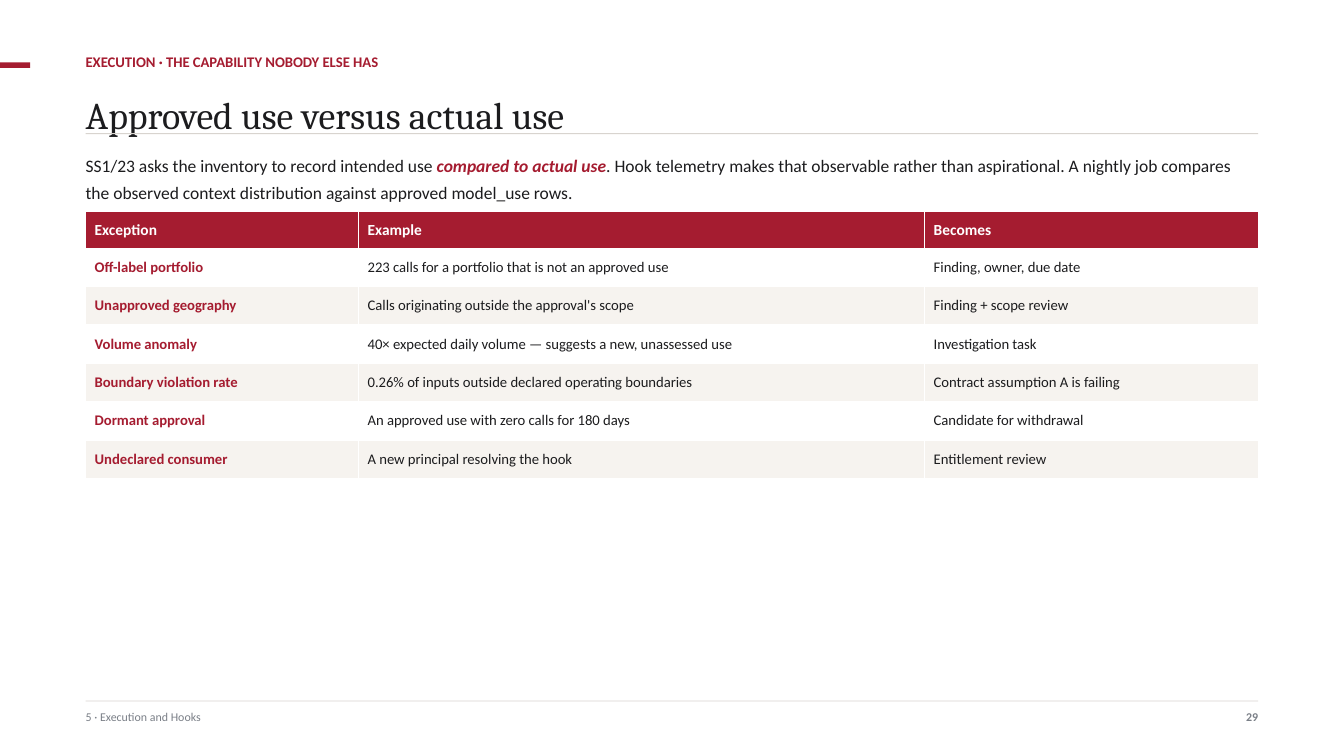
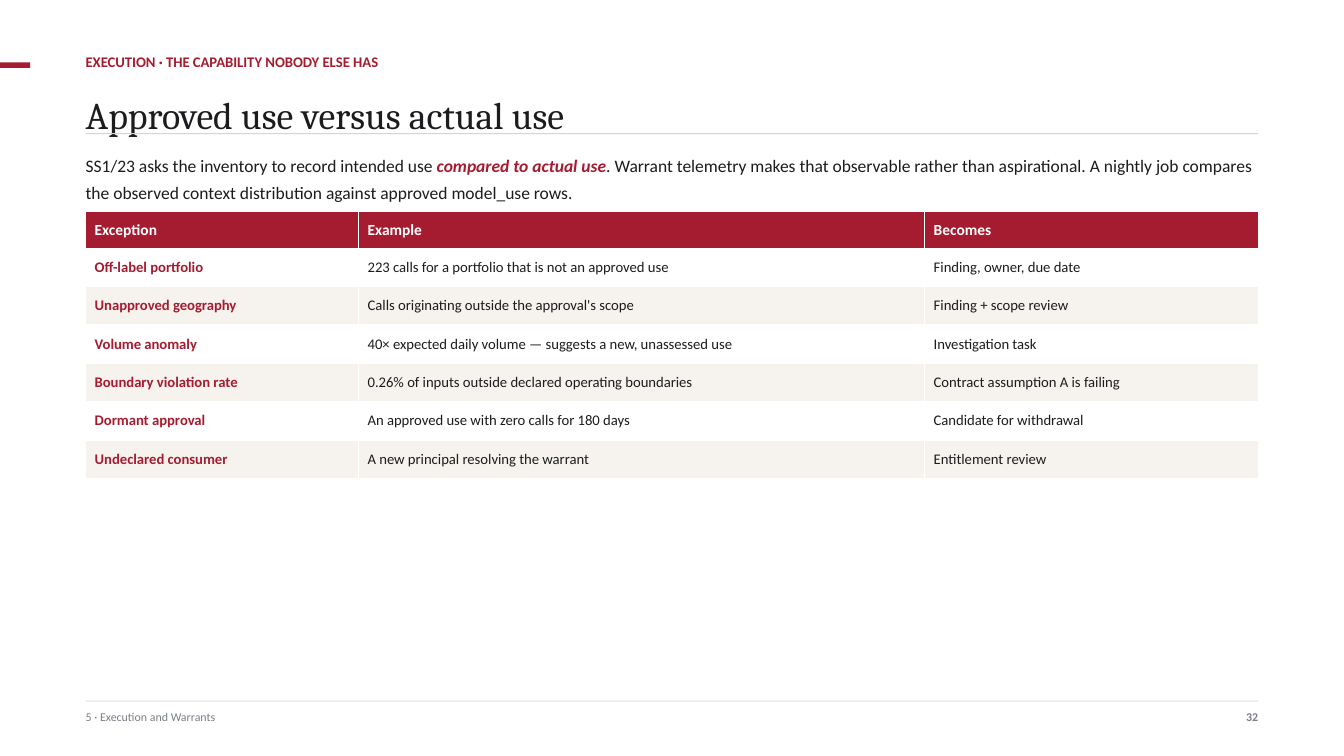
Before and after one commit to ajsinha/maya, a slide deck: slide 33 of docs/MAYA-System-Design.pptx (slide 30 before the commit). Drawn at 1344x756 pixels with LibreOffice and Linux fonts; fonts in the diff are those of the drawing. Boxes give left, top, right and bottom in pixels: in the first picture for what was removed or moved away, otherwise in the second. Text is boxed around its words. In the diff, an @@ line names an element or a change of style, - is before the commit and + after.

```diff
--- a/docs/MAYA-System-Design.pptx
+++ b/docs/MAYA-System-Design.pptx
@@ text at bbox=[86, 159, 1252, 202]: text changed @@
-SS1/23 asks the inventory to record intended use compared to actual use. Hook telemetry makes that observable rather than aspirational. A nightly job compares the observed context distribution against approved model_use rows.
+SS1/23 asks the inventory to record intended use compared to actual use. Warrant telemetry makes that observable rather than aspirational. A nightly job compares the observed context distribution against approved model_use rows.
@@ table at bbox=[86, 212, 1259, 479] @@
-row 7, column 2: A new principal resolving the hook
+row 7, column 2: A new principal resolving the warrant
@@ text at bbox=[86, 713, 215, 721]: text changed @@
-5 · Execution and Hooks
+5 · Execution and Warrants
```
Also in this commit, not shown: 25 other slides changed, 3 slides added, 2 other files.
